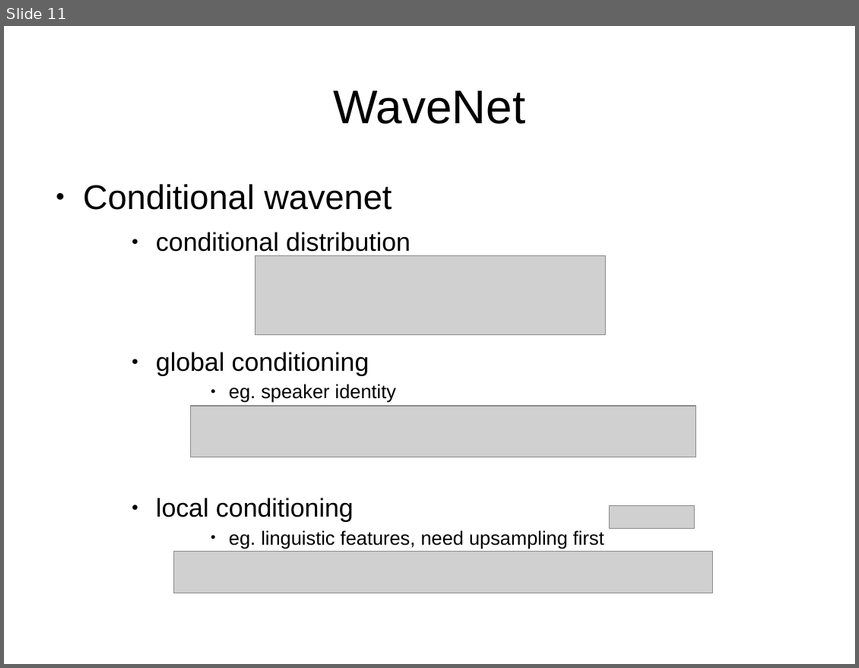
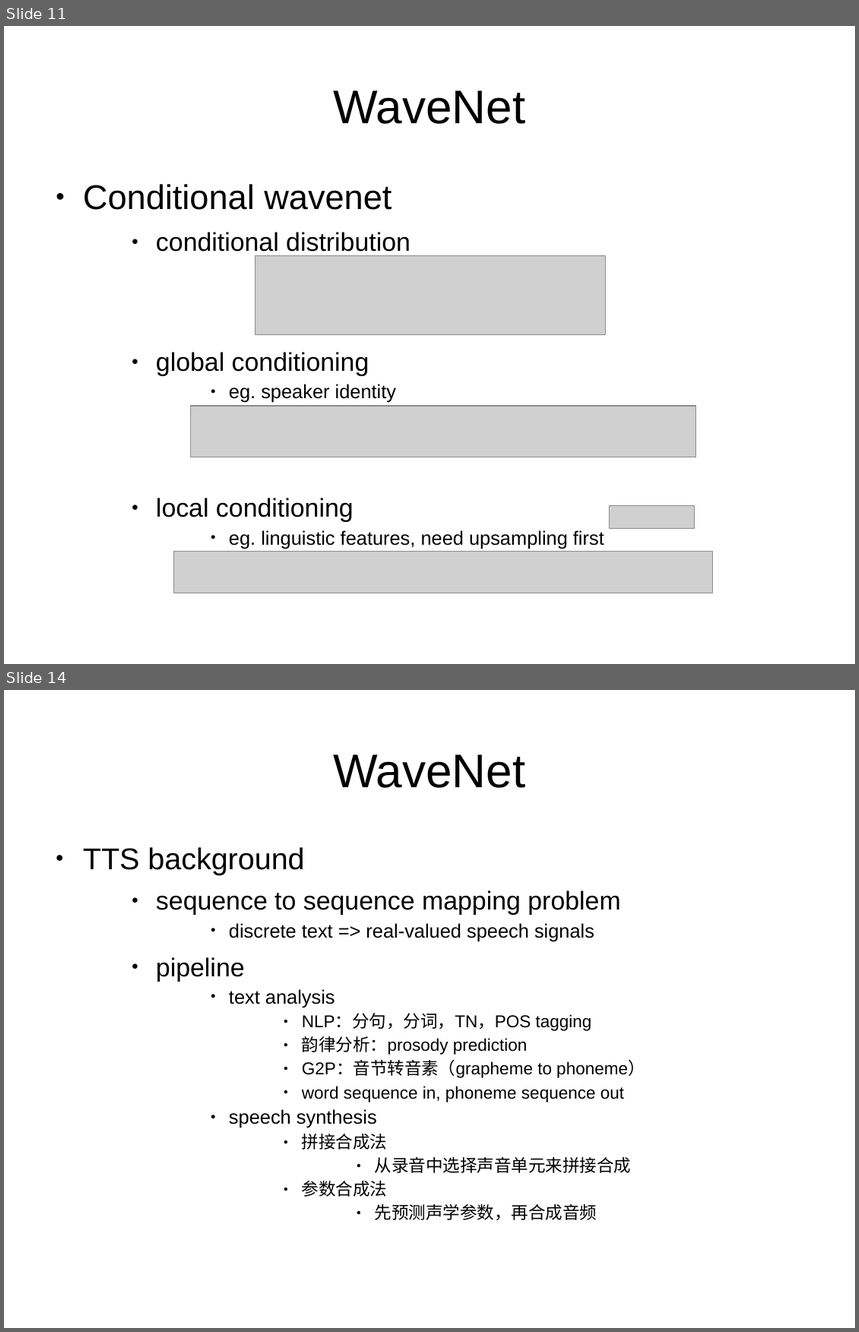
Before and after one commit to iloveat/book_share, a slide deck: wavenet/wavenet.odp. Shown one above the other, each under a label of ours: slide 11 before the commit, slides 11 and 14 after it; the slides between them are not shown. The pictures are 859x668 and 859x1332 pixels, drawn with LibreOffice and Linux fonts; fonts in the diff are those of the drawing; grey boxes stand for pictures. Boxes give left, top, right and bottom in pixels: in the first picture for what was removed or moved away, otherwise in the second. Text is boxed around its words. In the diff, an @@ line names an element or a change of style, - is before the commit and + after.

```diff
--- a/wavenet/wavenet.odp
+++ b/wavenet/wavenet.odp
@@ slide 14 added at <box>4,690,855,1328</box>, background #FFFFFF @@
@@ title added at <box>333,755,525,788</box>, 44 pt, text #000000 @@
+WaveNet
@@ text added at <box>83,847,645,1221</box>, 16 pt, text #000000 @@
+● TTS background
+    ● sequence to sequence mapping problem
+        ● discrete text => real-valued speech signals
+    ● pipeline
+        ● text analysis
+            ● NLP：分句，分词，TN，POS tagging
+            ● 韵律分析：prosody prediction
+            ● G2P：音节转音素（grapheme to phoneme）
+            ● word sequence in, phoneme sequence out
+        ● speech synthesis
+            ● 拼接合成法
+                ● 从录音中选择声音单元来拼接合成
+            ● 参数合成法
+                ● 先预测声学参数，再合成音频
```
Also in this commit, not shown: 2 other slides added, 2 slides removed, 1 other file.
